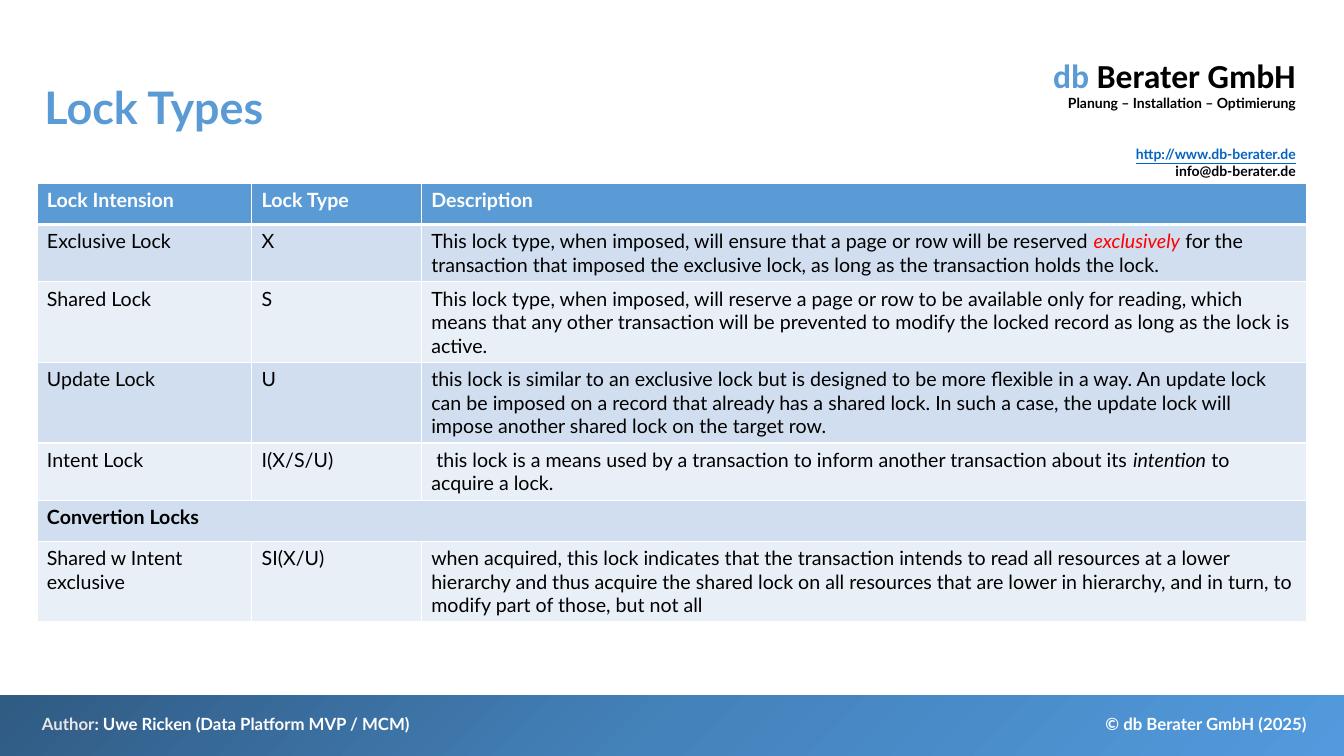
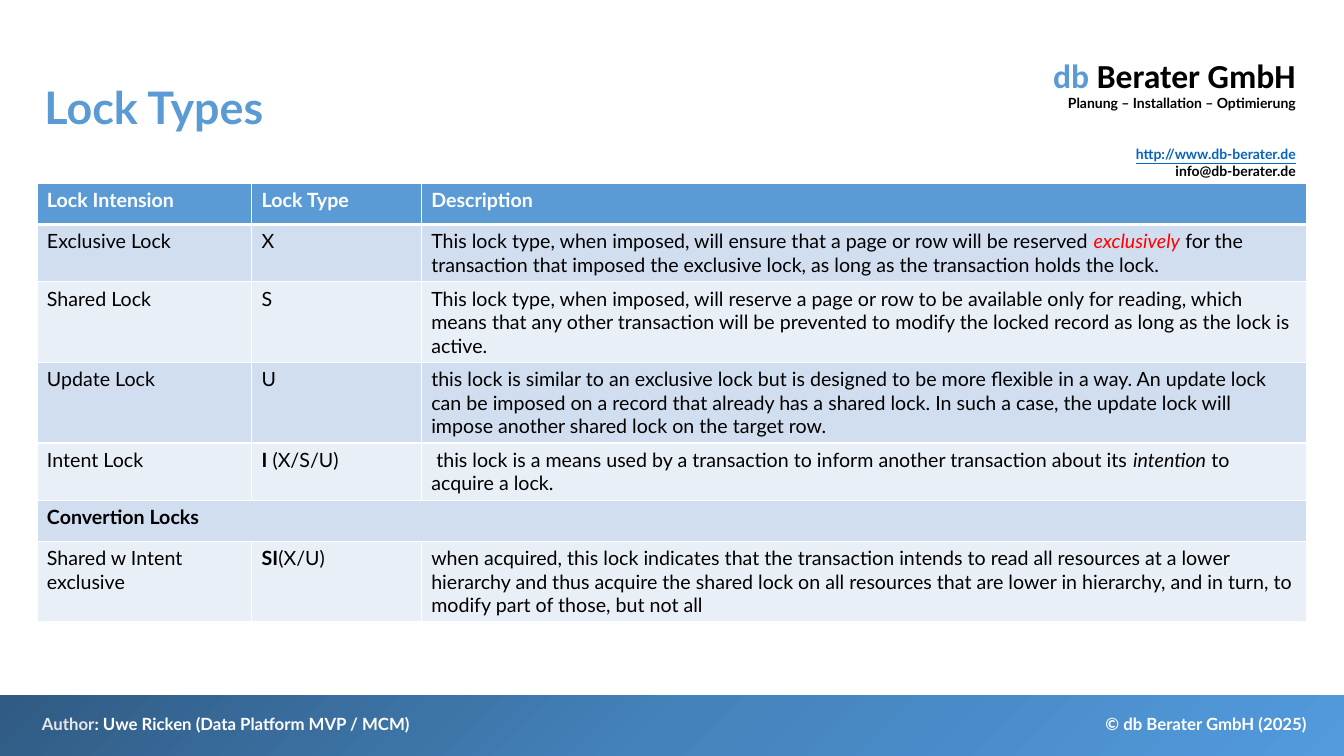
Before and after one commit to db-berater/solving-deadlock-scenarios, a slide deck: slide 7 of 01 - Documents and Preparation/Solving Deadlock Scenarios - EN.pptx (slide 6 before the commit). Drawn at 1344x756 pixels with LibreOffice and Linux fonts; fonts in the diff are those of the drawing. Boxes give left, top, right and bottom in pixels: in the first picture for what was removed or moved away, otherwise in the second. Text is boxed around its words. In the diff, an @@ line names an element or a change of style, - is before the commit and + after.

```diff
--- a/01 - Documents and Preparation/Solving Deadlock Scenarios - EN.pptx
+++ b/01 - Documents and Preparation/Solving Deadlock Scenarios - EN.pptx
@@ table at <box>37,184,1308,621</box> @@
-row 5, column 2: I(X/S/U)
+row 5, column 2: I (X/S/U)
@@ bold on in "SI(X/U)" @@
```
Also in this commit, not shown: 6 other slides changed, 4 slides added, 13 other files.
